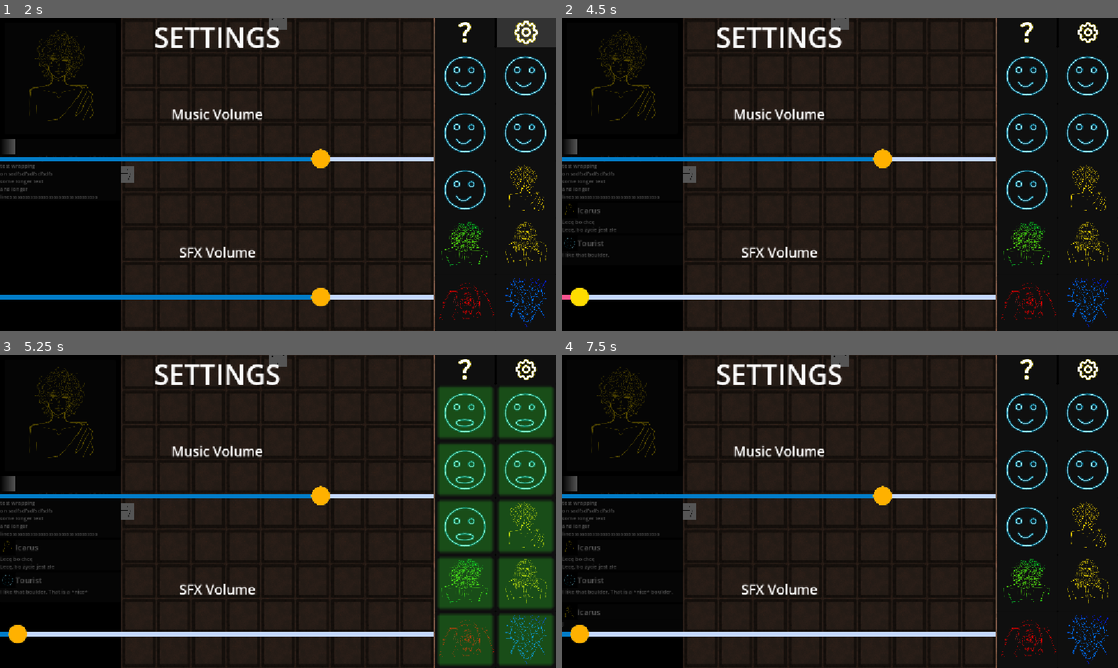
Above: before the commit, frames 1-4 (two rows, left to right).
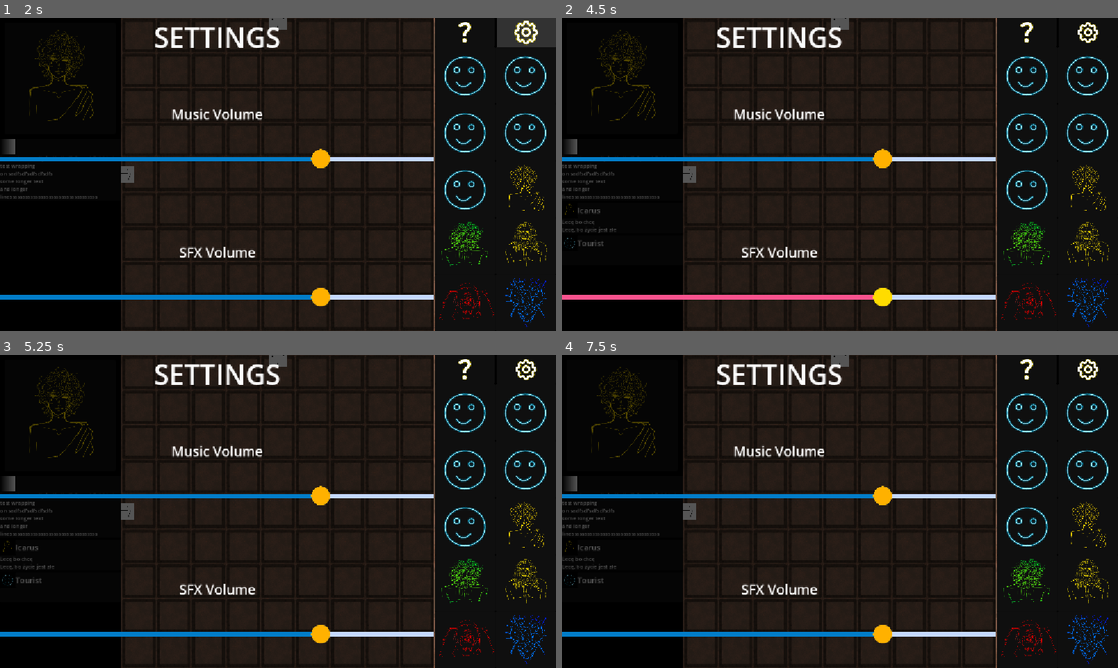
Above: after the commit, the same moments.

Repository: Wallted/ldjam-60
Game: Godot game, scene res://main.tscn
Same seed, same stepped clock (60 frames per second), same inputs: the game is played once before the commit and once after it.
Inputs (mouse positions are in pixels of both pictures, inside the frame that each line leads up to):
- Up to frame 1 (2 s): click (467, 33) at 0.5 s; click (528, 33) at 1.25 s
- Up to frame 2 (4.5 s): tap Enter at 2 s; move the mouse to (578, 71) at 2.02 s; hold W 2.03-2.78 s; tap R (rotate) at 2.1, 4.35 s; click (578, 71) at 2.17 s; move the mouse to (578, 174) at 2.77 s; tap 1 (speak_1) at 2.85 s; click (578, 174) at 2.92 s; tap Space at 3.5 s; move the mouse to (634, 121) at 3.52 s; hold T 3.53-4.28 s; hold W from 3.53 s (still down); click (634, 121) at 3.67 s; move the mouse to (578, 277) at 4.27 s; click (578, 277) at 4.42 s
- Up to frame 3 (5.25 s): move the mouse to (72, 564) at 5.02 s; release W at 5.03 s; hold 1 (speak_1) from 5.03 s (still down); click (72, 564) at 5.17 s
- Up to frame 4 (7.5 s): tap Enter at 5.75, 7.25 s; move the mouse to (1051, 458) at 5.77 s; release 1 (speak_1) at 5.78 s; tap T at 5.85 s; click (1051, 458) at 5.92 s; tap Space at 6.5 s; move the mouse to (1051, 564) at 6.52 s; tap R (rotate) at 6.6 s; click (1051, 564) at 6.67 s; move the mouse to (1101, 408) at 7.27 s; hold W from 7.28 s (still down); tap 1 (speak_1) at 7.35 s; click (1101, 408) at 7.42 s

Frame 1 is identical in both runs. In frame 2, 1.2% of the frame differs, in the area x 0-60%, y 75-93%; in frame 3, 18%, in the area x 0-100%, y 10-100%; in frame 4, 1.3%.

Commit message:
integrate pause from master, set button to process mode always
so it work in pause also

Signed-off-by: Grzegorz Choinski <grzegorzchoinski97@gmail.com>

Diff:
--- a/HUD/hud.gd
+++ b/HUD/hud.gd
@@ -21,8 +21,16 @@
 	if help_menu.visible:
 		help_menu.visible = false
 	settings_menu.visible = not settings_menu.visible
+	switch_pause(settings_menu.visible)
 
 func _on_help_pressed() -> void:
 	if settings_menu.visible:
 		settings_menu.visible = false
 	help_menu.visible = not help_menu.visible
+	switch_pause(help_menu.visible)
+
+func switch_pause(need_pause: bool) -> void:
+	if need_pause:
+		GameState.pause_game()
+	else:
+		GameState.unpause_game()
--- a/HUD/hud_right.tscn
+++ b/HUD/hud_right.tscn
@@ -51,6 +51,7 @@
 grow_horizontal = 0
 
 [node name="Help" type="Button" parent="HBoxContainer" unique_id=1892685807]
+process_mode = 3
 layout_mode = 2
 size_flags_horizontal = 3
 theme_override_styles/hover = SubResource("StyleBoxFlat_rcacg")
@@ -59,6 +60,7 @@
 expand_icon = true
 
 [node name="Settings" type="Button" parent="HBoxContainer" unique_id=885201556]
+process_mode = 3
 propagate_maximum_size = true
 layout_mode = 2
 size_flags_horizontal = 3
--- a/game_state.gd
+++ b/game_state.gd
@@ -22,6 +22,8 @@
 	label = main.get_node("CanvasLayer/HUD/Label")
 
 func pause_game():
+	if state == GameState.State.PAUSED:
+		return
 	get_tree().paused = true
 	action_progress.visible = false
 	prev_state = state
@@ -31,7 +33,9 @@
 	Input.mouse_mode = Input.MOUSE_MODE_VISIBLE
 
 func unpause_game():
-	get_tree().paused = true
+	if state != GameState.State.PAUSED:
+		return
+	get_tree().paused = false
 	action_progress.visible = true
 	state = prev_state
 	Input.mouse_mode = prev_mouse_mode
--- a/help.gd
+++ b/help.gd
@@ -6,5 +6,5 @@
 	pass
 
 # Called every frame. 'delta' is the elapsed time since the previous frame.
-func _process(delta: float) -> void:
+func _process(_delta: float) -> void:
 	pass
--- a/main.tscn
+++ b/main.tscn
@@ -75,7 +75,6 @@
 grow_vertical = 0
 
 [node name="ActionProgress" type="Control" parent="CanvasLayer" unique_id=1872492922]
-visible = false
 layout_mode = 3
 anchors_preset = 3
 anchor_left = 1.0
--- a/settings.gd
+++ b/settings.gd
@@ -6,5 +6,5 @@
 	pass
 
 # Called every frame. 'delta' is the elapsed time since the previous frame.
-func _process(delta: float) -> void:
+func _process(_delta: float) -> void:
 	pass
